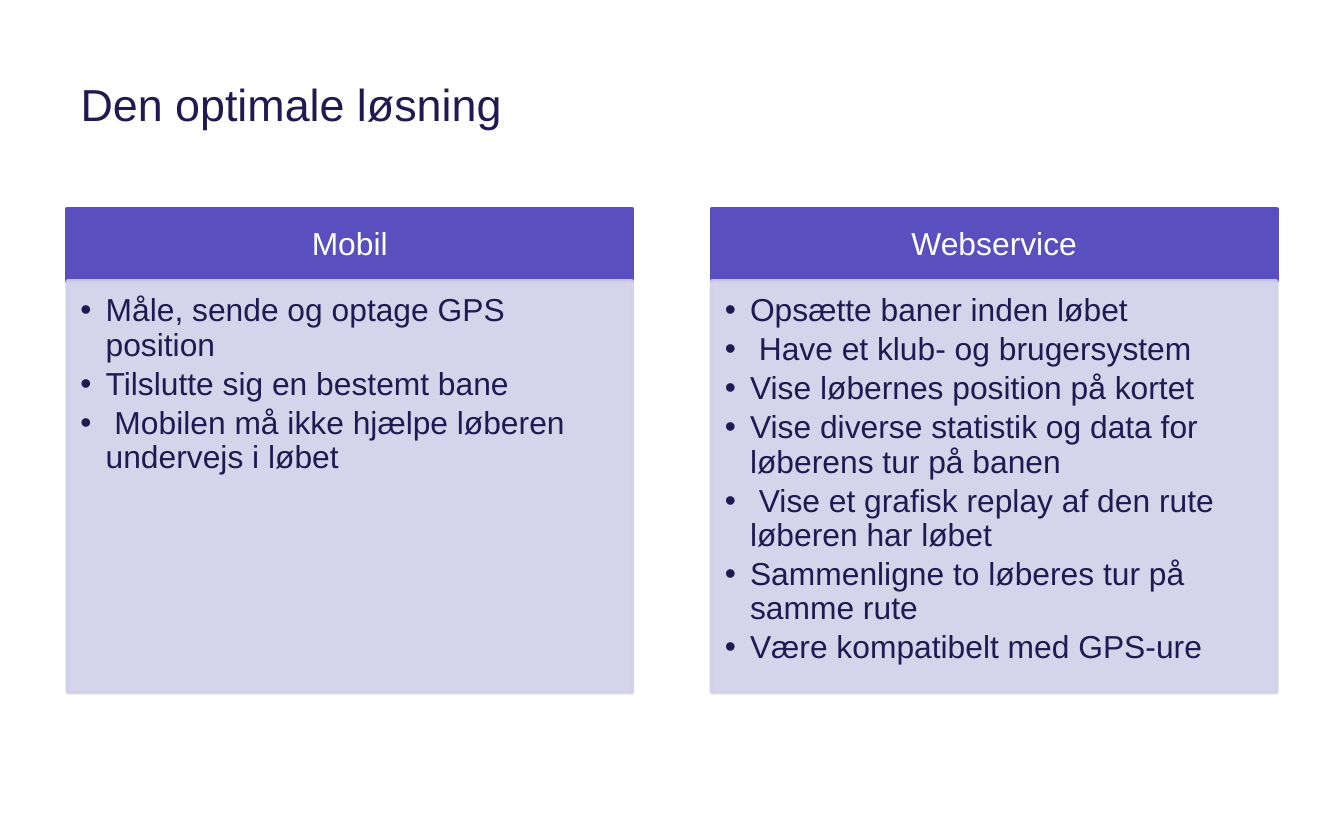
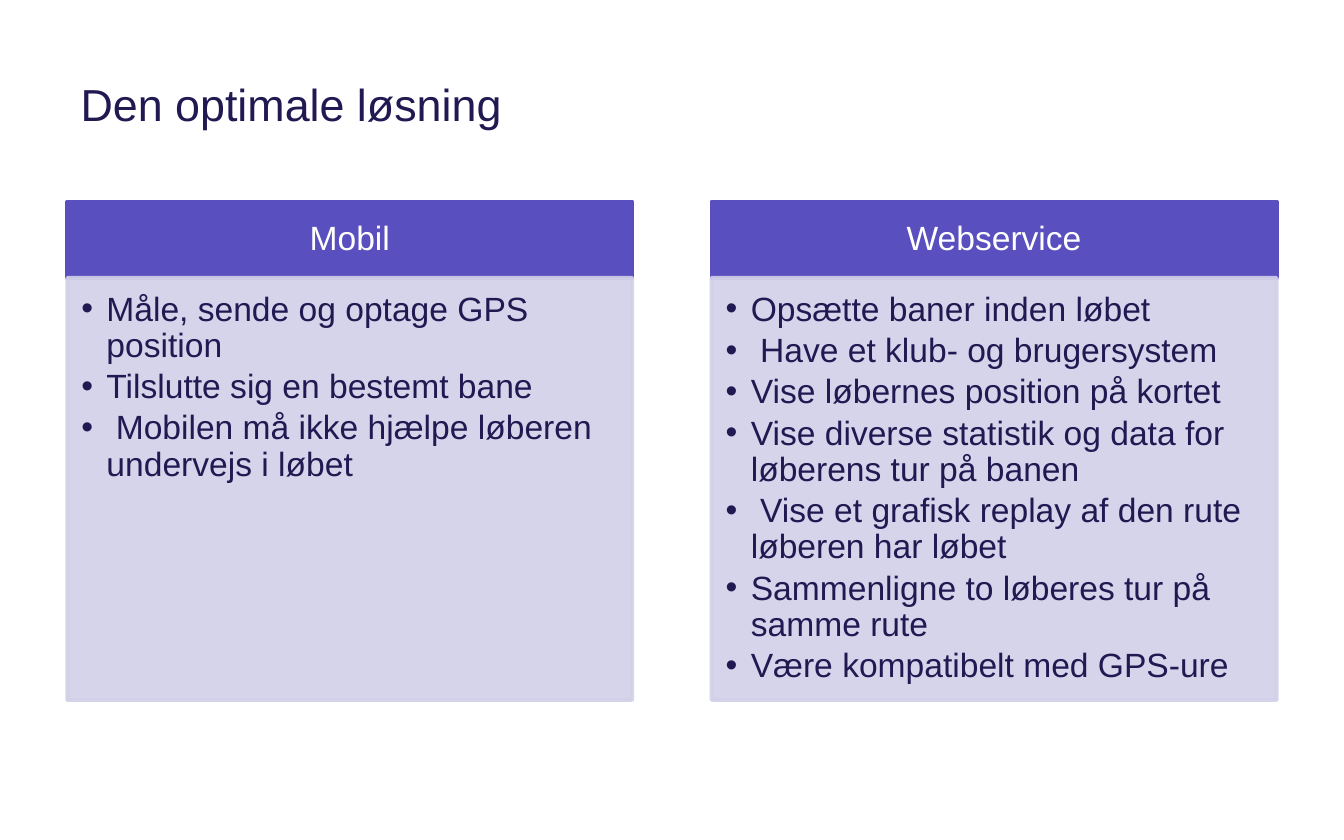
Before and after one commit to Haurum/P2, a slide deck: slide 7 of PP OT.pptx. Drawn at 1344x840 pixels with LibreOffice and Linux fonts; fonts in the diff are those of the drawing; background and template pictures are left out. Boxes give left, top, right and bottom in pixels: in the first picture for what was removed or moved away, otherwise in the second. Text is boxed around its words. In the diff, an @@ line names an element or a change of style, - is before the commit and + after.

Commit message:
PP

```diff
--- a/PP OT.pptx
+++ b/PP OT.pptx
@@ text "Mobil": place and size @@
-text "Mobil" at (312, 232, 388, 256)
+text "Mobil" at (310, 225, 390, 251)
@@ rectangle: place and size @@
-rectangle at (67, 210, 633, 282)
+rectangle at (67, 202, 633, 278)
@@ size 17 to 18 pt in 4 elements at (106, 294, 592, 482), (751, 296, 1241, 683), (310, 225, 390, 251), (907, 225, 1082, 251) @@
@@ text "Webservice": place and size @@
-text "Webservice" at (911, 232, 1076, 256)
+text "Webservice" at (907, 225, 1082, 251)
@@ rectangle: place and size @@
-rectangle at (711, 210, 1277, 282)
+rectangle at (711, 202, 1277, 278)
@@ rectangle: place and size @@
-rectangle at (67, 281, 633, 692)
+rectangle at (67, 278, 633, 700)
@@ rectangle: place and size @@
-rectangle at (711, 281, 1277, 692)
+rectangle at (711, 278, 1277, 700)
```
Also in this commit, not shown: 2 other slides changed.
